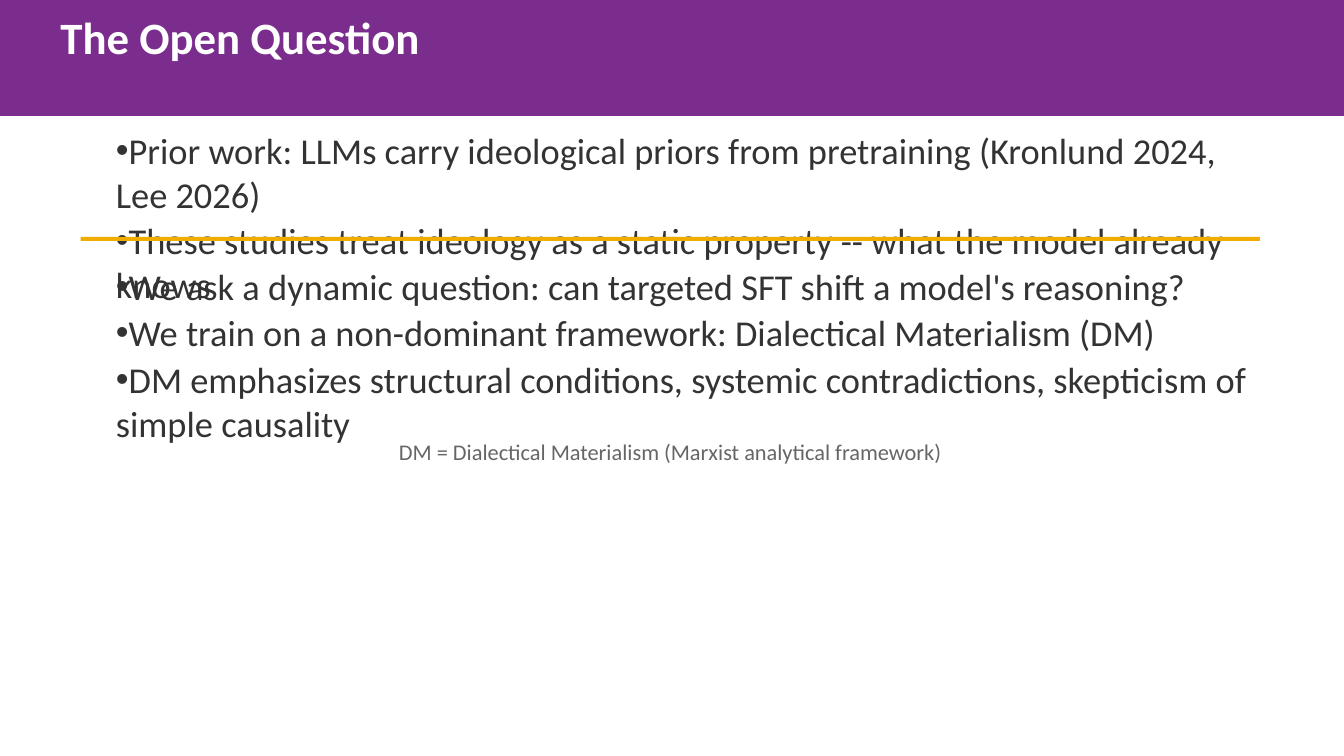
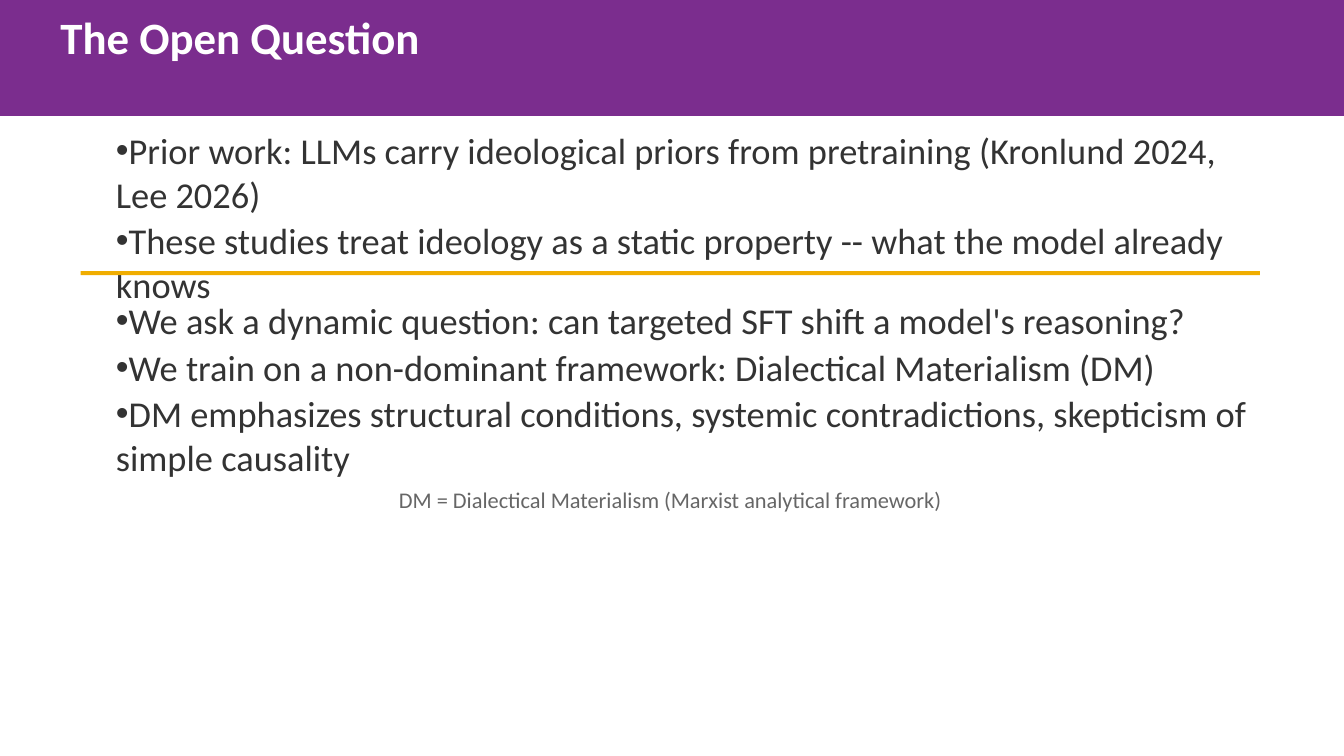
Before and after one commit to gbangban/ai-ideology-study, a slide deck: slide 3 of paper/iclr2026/iclr2026_spotlight.pptx. Drawn at 1344x756 pixels with LibreOffice and Linux fonts; fonts in the diff are those of the drawing. Boxes give left, top, right and bottom in pixels: in the first picture for what was removed or moved away, otherwise in the second. Text is boxed around its words. In the diff, an @@ line names an element or a change of style, - is before the commit and + after.

Commit message:
Fix text overlapping in slides: estimate line wrapping, adjust line height formula

```diff
--- a/paper/iclr2026/iclr2026_spotlight.pptx
+++ b/paper/iclr2026/iclr2026_spotlight.pptx
@@ text "Prior work: LLMs carry ideological ..." rewrapped from [116, 137, 1223, 301] to [116, 137, 1223, 261] @@
@@ text "We ask a dynamic question: ...": place and size @@
-text "We ask a dynamic question: ..." at [116, 274, 1246, 443]
+text "We ask a dynamic question: ..." at [116, 308, 1246, 477]
@@ rectangle: place and size @@
-rectangle at [81, 237, 1260, 241]
+rectangle at [81, 271, 1260, 275]
@@ text "DM = Dialectical Materialism (Marxist ...": place and size @@
-text "DM = Dialectical Materialism (Marxist ..." at [399, 444, 941, 464]
+text "DM = Dialectical Materialism (Marxist ..." at [399, 492, 941, 512]
```
Also in this commit, not shown: 7 other slides changed, 1 other file.
